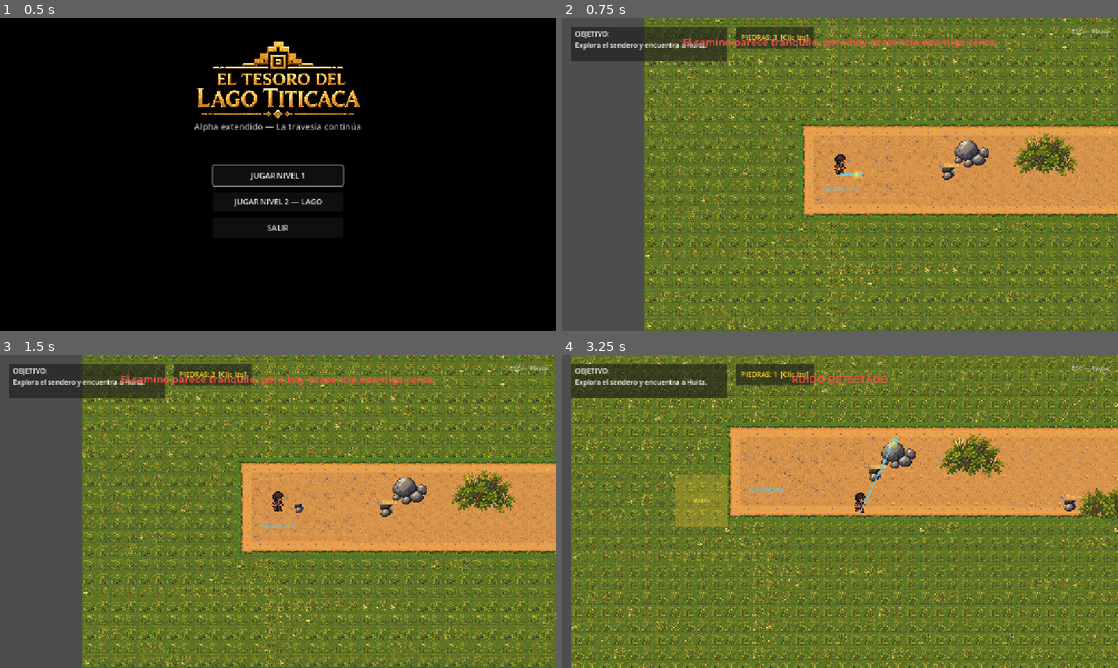
Above: before the commit, frames 1-4 (two rows, left to right).
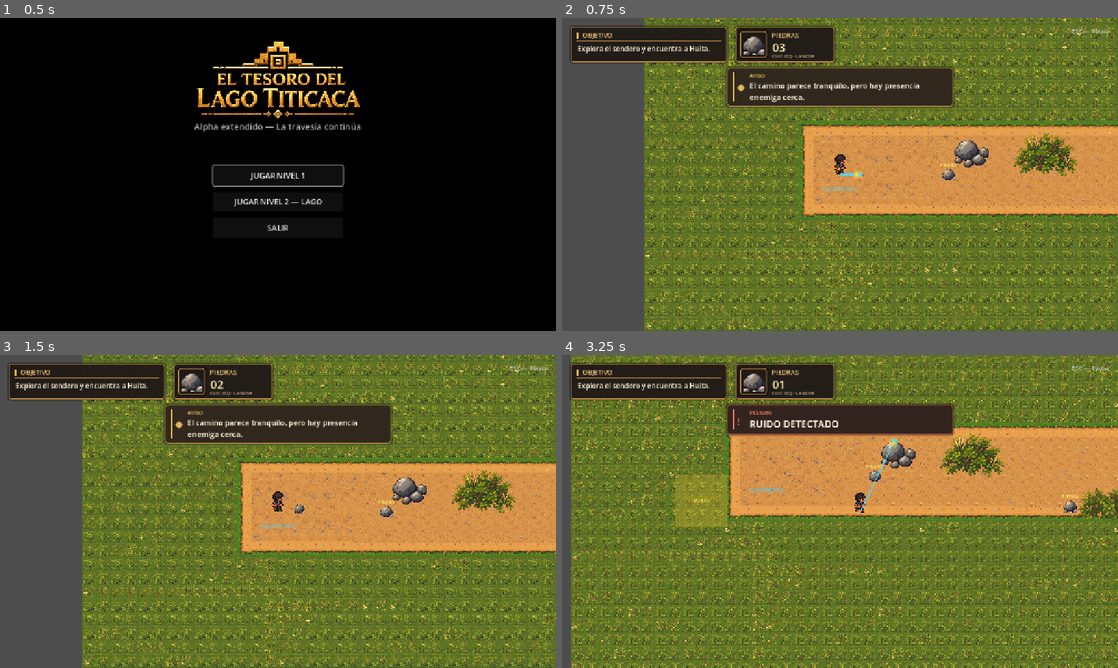
Above: after the commit, the same moments.

Repository: JHAMILCALI/El-tesoro-del-lago-titicaca-Game
Game: Godot game, scene res://scenes/main/MainMenu.tscn
Two runs of this game, one before a commit and one after it. Both use one fixed random seed, a clock stepped at 60 frames per second and the inputs below. Video files are missing from this copy of the repository; at most half a second of black plays in their place. Sound files missing from this copy of the repository are replaced by a short silence.
Inputs (mouse positions are in pixels of both pictures, inside the frame that each line leads up to):
- Up to frame 1 (0.5 s): no input
- Up to frame 2 (0.75 s): click "JUGAR NIVEL 1" at 0.5 s
- Up to frame 3 (1.5 s): tap Enter (ui_accept) at 1.25 s; move the mouse to (400, 495) at 1.27 s; press the mouse at (400, 495) at 1.28 s; hold D (move_right) from 1.28 s (still down)
- Up to frame 4 (3.25 s): tap Enter (ui_accept) at 1.52, 2.27 s; move the mouse to (728, 527) at 2.02 s; release D (move_right) at 2.03 s; release the mouse at (728, 527) at 2.03 s; hold S (move_down) 2.03-2.78 s; tap E (interact) at 2.1 s; click (728, 527) at 2.3 s; move the mouse to (895, 442) at 2.77 s; hold D (move_right) from 2.78 s (still down); hold Shift (run) from 2.78 s (still down); click (895, 442) at 3.05 s

Frame 1 is identical in both runs. In frame 2, 10% of the frame differs, in the area x 1-79%, y 2-52%; in frame 3, 10%; in frame 4, 9.8%.

Commit message:
Add HUD notice functionality with customizable messages and styles
- Introduced a new script `hud_notice.gd` to manage HUD notifications.
- Implemented dynamic message display based on input text, including categories like "AVISO", "NUEVO OBJETIVO", "PELIGRO", and more.
- Added visual elements such as icons and color-coded accents for different message types.
- Created a new texture import configuration for `level01_notice_stealth.png` to enhance visual representation in the HUD.

Diff:
--- a/scenes/objects/PickableStone.tscn
+++ b/scenes/objects/PickableStone.tscn
@@ -8,7 +8,7 @@
 
 [sub_resource type="AtlasTexture" id="AtlasTexture_pickable_stone"]
 atlas = ExtResource("2_stones")
-region = Rect2(190, 410, 140, 150)
+region = Rect2(68, 180, 325, 290)
 
 [node name="PickableStone" type="Area2D"]
 collision_layer = 16
@@ -21,7 +21,7 @@
 [node name="StoneSprite" type="Sprite2D" parent="."]
 texture_filter = 1
 texture = SubResource("AtlasTexture_pickable_stone")
-scale = Vector2(0.19, 0.19)
+scale = Vector2(0.095, 0.095)
 
 [node name="VisualRect" type="ColorRect" parent="."]
 visible = false
@@ -46,5 +46,5 @@
 offset_bottom = -12.0
 theme_override_colors/font_color = Color(1, 0.9, 0.4, 1)
 theme_override_font_sizes/font_size = 11
-text = "🪨 Piedra"
+text = "PIEDRA"
 horizontal_alignment = 1
--- a/scenes/objects/Stone.tscn
+++ b/scenes/objects/Stone.tscn
@@ -5,7 +5,7 @@
 
 [sub_resource type="AtlasTexture" id="AtlasTexture_thrown_stone"]
 atlas = ExtResource("2_stones")
-region = Rect2(190, 410, 140, 150)
+region = Rect2(68, 180, 325, 290)
 
 [node name="Stone" type="Node2D"]
 script = ExtResource("1_stone")
@@ -13,7 +13,7 @@
 [node name="StoneSprite" type="Sprite2D" parent="."]
 texture_filter = 1
 texture = SubResource("AtlasTexture_thrown_stone")
-scale = Vector2(0.14, 0.14)
+scale = Vector2(0.075, 0.075)
 
 [node name="ColorRect" type="ColorRect" parent="."]
 visible = false
--- a/scenes/ui/HUD.tscn
+++ b/scenes/ui/HUD.tscn
@@ -1,8 +1,28 @@
-[gd_scene load_steps=4 format=3]
+[gd_scene load_steps=7 format=3]
 
 [ext_resource type="Script" path="res://scripts/hud.gd" id="1_hud"]
 [ext_resource type="Script" path="res://scripts/lake_minimap.gd" id="2_minimap"]
 [ext_resource type="PackedScene" path="res://scenes/ui/LakeStatusMeter.tscn" id="3_meter"]
+[ext_resource type="Texture2D" path="res://assets/tiles/piedra 1.png" id="4_stones"]
+[ext_resource type="Script" path="res://scripts/hud_notice.gd" id="5_notice"]
+
+[sub_resource type="StyleBoxFlat" id="StyleBoxFlat_hud_plaque"]
+bg_color = Color(0.129, 0.105, 0.09, 0.94)
+border_width_left = 2
+border_width_top = 2
+border_width_right = 2
+border_width_bottom = 2
+border_color = Color(0.72, 0.52, 0.28, 1)
+corner_radius_top_left = 6
+corner_radius_top_right = 6
+corner_radius_bottom_right = 6
+corner_radius_bottom_left = 6
+shadow_color = Color(0, 0, 0, 0.42)
+shadow_size = 5
+
+[sub_resource type="AtlasTexture" id="AtlasTexture_hud_stone"]
+atlas = ExtResource("4_stones")
+region = Rect2(68, 180, 325, 290)
 
 [node name="HUD" type="CanvasLayer"]
 script = ExtResource("1_hud")
@@ -21,39 +41,105 @@
 offset_left = 20.0
 offset_top = 20.0
 offset_right = 380.0
-offset_bottom = 100.0
-
-[node name="ObjectiveLabel" type="Label" parent="Control"]
-layout_mode = 0
-offset_left = 30.0
-offset_top = 25.0
-offset_right = 370.0
-offset_bottom = 95.0
-theme_override_colors/font_color = Color(1, 1, 1, 1)
+offset_bottom = 102.0
+mouse_filter = 2
+theme_override_styles/panel = SubResource("StyleBoxFlat_hud_plaque")
+
+[node name="ObjectiveAccent" type="ColorRect" parent="Control/ObjectivePanel"]
+offset_left = 14.0
+offset_top = 13.0
+offset_right = 18.0
+offset_bottom = 29.0
+mouse_filter = 2
+color = Color(0.9, 0.69, 0.35, 1)
+
+[node name="ObjectiveTitle" type="Label" parent="Control/ObjectivePanel"]
+offset_left = 27.0
+offset_top = 8.0
+offset_right = 344.0
+offset_bottom = 31.0
+mouse_filter = 2
+theme_override_colors/font_color = Color(0.96, 0.79, 0.49, 1)
+theme_override_font_sizes/font_size = 15
+text = "OBJETIVO"
+
+[node name="ObjectiveRule" type="ColorRect" parent="Control/ObjectivePanel"]
+offset_left = 14.0
+offset_top = 32.0
+offset_right = 346.0
+offset_bottom = 33.0
+mouse_filter = 2
+color = Color(0.53, 0.38, 0.22, 1)
+
+[node name="ObjectiveLabel" type="Label" parent="Control/ObjectivePanel"]
+layout_mode = 0
+offset_left = 16.0
+offset_top = 39.0
+offset_right = 344.0
+offset_bottom = 77.0
+mouse_filter = 2
+theme_override_colors/font_color = Color(1, 0.96, 0.87, 1)
 theme_override_font_sizes/font_size = 16
-text = "OBJETIVO:
-Avanza con cuidado por el camino."
+text = "Avanza con cuidado por el camino."
 autowrap_mode = 2
 
 [node name="StoneCountPanel" type="Panel" parent="Control"]
 layout_mode = 0
 offset_left = 400.0
 offset_top = 20.0
-offset_right = 580.0
-offset_bottom = 70.0
+offset_right = 628.0
+offset_bottom = 102.0
+mouse_filter = 2
+theme_override_styles/panel = SubResource("StyleBoxFlat_hud_plaque")
+
+[node name="StoneMedallion" type="Panel" parent="Control/StoneCountPanel"]
+offset_left = 10.0
+offset_top = 10.0
+offset_right = 72.0
+offset_bottom = 72.0
+mouse_filter = 2
+theme_override_styles/panel = SubResource("StyleBoxFlat_hud_plaque")
+
+[node name="StoneIcon" type="TextureRect" parent="Control/StoneCountPanel/StoneMedallion"]
+offset_left = 6.0
+offset_top = 6.0
+offset_right = 56.0
+offset_bottom = 56.0
+mouse_filter = 2
+texture_filter = 1
+texture = SubResource("AtlasTexture_hud_stone")
+expand_mode = 1
+stretch_mode = 5
+
+[node name="StoneTitle" type="Label" parent="Control/StoneCountPanel"]
+offset_left = 83.0
+offset_top = 8.0
+offset_right = 218.0
+offset_bottom = 31.0
+mouse_filter = 2
+theme_override_colors/font_color = Color(0.96, 0.79, 0.49, 1)
+theme_override_font_sizes/font_size = 15
+text = "PIEDRAS"
 
 [node name="StoneCountLabel" type="Label" parent="Control/StoneCountPanel"]
-layout_mode = 1
-anchors_preset = 15
-anchor_right = 1.0
-anchor_bottom = 1.0
-grow_horizontal = 2
-grow_vertical = 2
-theme_override_colors/font_color = Color(1, 0.85, 0.2, 1)
-theme_override_font_sizes/font_size = 16
-text = "PIEDRAS: 3  [Clic Izq]"
-horizontal_alignment = 1
-vertical_alignment = 1
+offset_left = 84.0
+offset_top = 29.0
+offset_right = 218.0
+offset_bottom = 62.0
+mouse_filter = 2
+theme_override_colors/font_color = Color(1, 0.94, 0.71, 1)
+theme_override_font_sizes/font_size = 27
+text = "03"
+
+[node name="StoneHint" type="Label" parent="Control/StoneCountPanel"]
+offset_left = 84.0
+offset_top = 60.0
+offset_right = 218.0
+offset_bottom = 76.0
+mouse_filter = 2
+theme_override_colors/font_color = Color(0.77, 0.7, 0.58, 1)
+theme_override_font_sizes/font_size = 11
+text = "CLIC IZQ · LANZAR"
 
 [node name="DetectionContainer" type="VBoxContainer" parent="Control"]
 visible = false
@@ -179,22 +265,65 @@
 horizontal_alignment = 1
 vertical_alignment = 1
 
-[node name="NotificationLabel" type="Label" parent="Control"]
+[node name="NotificationPanel" type="Panel" parent="Control"]
 visible = false
 layout_mode = 1
 anchors_preset = 5
 anchor_left = 0.5
 anchor_right = 0.5
-offset_left = -250.0
-offset_top = 30.0
-offset_right = 250.0
-offset_bottom = 80.0
-grow_horizontal = 2
-theme_override_colors/font_color = Color(1, 0.3, 0.3, 1)
+offset_left = -260.0
+offset_top = 114.0
+offset_right = 260.0
+offset_bottom = 180.0
+grow_horizontal = 2
+mouse_filter = 2
+theme_override_styles/panel = SubResource("StyleBoxFlat_hud_plaque")
+script = ExtResource("5_notice")
+
+[node name="Accent" type="ColorRect" parent="Control/NotificationPanel"]
+offset_left = 13.0
+offset_top = 12.0
+offset_right = 17.0
+offset_bottom = 58.0
+mouse_filter = 2
+color = Color(0.89, 0.71, 0.37, 1)
+
+[node name="Symbol" type="Label" parent="Control/NotificationPanel"]
+offset_left = 23.0
+offset_top = 21.0
+offset_right = 45.0
+offset_bottom = 53.0
+mouse_filter = 2
+theme_override_colors/font_color = Color(0.89, 0.71, 0.37, 1)
 theme_override_font_sizes/font_size = 24
+text = "◆"
+
+[node name="Heading" type="Label" parent="Control/NotificationPanel"]
+offset_left = 52.0
+offset_top = 10.0
+offset_right = 504.0
+offset_bottom = 27.0
+mouse_filter = 2
+theme_override_colors/font_color = Color(0.89, 0.71, 0.37, 1)
+theme_override_font_sizes/font_size = 12
+text = "AVISO"
+
+[node name="NotificationLabel" type="Label" parent="Control/NotificationPanel"]
+offset_left = 52.0
+offset_top = 28.0
+offset_right = 504.0
+offset_bottom = 62.0
+mouse_filter = 2
+theme_override_colors/font_color = Color(1, 0.95, 0.86, 1)
+theme_override_colors/font_outline_color = Color(0, 0, 0, 0.8)
+theme_override_constants/outline_size = 1
+theme_override_font_sizes/font_size = 17
 text = "¡Alerta!"
-horizontal_alignment = 1
 vertical_alignment = 1
+autowrap_mode = 2
+
+[node name="HideTimer" type="Timer" parent="Control/NotificationPanel"]
+one_shot = true
 
 [node name="AlphaCompletePanel" type="Panel" parent="Control"]
 visible = false
--- a/scripts/hud.gd
+++ b/scripts/hud.gd
@@ -2,14 +2,15 @@
 class_name HUD
 
 const StatusMeter = preload("res://scripts/lake_status_meter.gd")
+const HudNoticeScript = preload("res://scripts/hud_notice.gd")
 
 signal restart_requested
 signal menu_requested
 signal next_level_requested
 
-@onready var objective_label: Label = $Control/ObjectiveLabel
+@onready var objective_label: Label = $Control/ObjectivePanel/ObjectiveLabel
 @onready var interaction_prompt: Label = $Control/InteractionPrompt
-@onready var notification_label: Label = $Control/NotificationLabel
+@onready var notification_panel: HudNoticeScript = $Control/NotificationPanel
 @onready var alpha_complete_panel: Panel = $Control/AlphaCompletePanel
 @onready var next_level_button: Button = $Control/AlphaCompletePanel/VBoxContainer/NextLevelButton
 @onready var restart_button: Button = $Control/AlphaCompletePanel/VBoxContainer/RestartButton
@@ -33,8 +34,8 @@
 
 	if interaction_prompt:
 		interaction_prompt.visible = false
-	if notification_label:
-		notification_label.visible = false
+	if notification_panel:
+		notification_panel.visible = false
 	if alpha_complete_panel:
 		alpha_complete_panel.visible = false
 	if detection_container:
@@ -57,11 +58,11 @@
 
 func update_objective(text: String) -> void:
 	if objective_label:
-		objective_label.text = "OBJETIVO:\n" + text
+		objective_label.text = text
 
 func update_stone_count(count: int) -> void:
 	if stone_count_label:
-		stone_count_label.text = "PIEDRAS: " + str(count) + "  [Clic Izq]"
+		stone_count_label.text = "%02d" % count
 
 func update_detection_progress(ratio: float) -> void:
 	if not detection_container or not detection_bar_label:
@@ -117,13 +118,8 @@
 		interaction_prompt.visible = false
 
 func show_temporary_notification(message: String, duration: float = 2.0) -> void:
-	if notification_label:
-		notification_label.text = message
-		notification_label.visible = true
-		get_tree().create_timer(duration).timeout.connect(func():
-			if notification_label and notification_label.text == message:
-				notification_label.visible = false
-		)
+	if notification_panel:
+		notification_panel.show_message(message, duration)
 
 func show_alpha_complete() -> void:
 	if alpha_complete_panel:
--- /dev/null
+++ b/scripts/hud_notice.gd
@@ -0,0 +1,94 @@
+extends Panel
+class_name HudNotice
+
+const PALE_TEXT := Color("fff2dc")
+const GOLD := Color("e4b65f")
+const AMBER := Color("edaa53")
+const RED := Color("f17a66")
+const TEAL := Color("67d4bd")
+
+@onready var heading: Label = $Heading
+@onready var message_label: Label = $NotificationLabel
+@onready var accent: ColorRect = $Accent
+@onready var symbol: Label = $Symbol
+@onready var hide_timer: Timer = $HideTimer
+
+var panel_style: StyleBoxFlat
+var long_message := false
+
+func _ready() -> void:
+	visible = false
+	mouse_filter = Control.MOUSE_FILTER_IGNORE
+	panel_style = (get_theme_stylebox("panel") as StyleBoxFlat).duplicate() as StyleBoxFlat
+	add_theme_stylebox_override("panel", panel_style)
+	hide_timer.timeout.connect(_on_hide_timer_timeout)
+	get_viewport().size_changed.connect(_layout_panel)
+	_layout_panel()
+	var strong_font := FontVariation.new()
+	strong_font.base_font = ThemeDB.fallback_font
+	strong_font.variation_embolden = 0.45
+	message_label.add_theme_font_override("font", strong_font)
+	heading.add_theme_font_override("font", strong_font)
+
+func show_message(message: String, duration: float) -> void:
+	var shown_text := message.strip_edges()
+	var lowered := shown_text.to_lower()
+	var tone := GOLD
+	var category := "AVISO"
+	var icon := "◆"
+	if lowered.begins_with("objetivo:"):
+		category = "NUEVO OBJETIVO"
+		tone = TEAL
+		icon = "➜"
+		shown_text = shown_text.substr(shown_text.find(":") + 1).strip_edges()
+	elif lowered == "oculto":
+		category = "SIGILO"
+		tone = TEAL
+	elif lowered.contains("ruido") or lowered.contains("alerta") or lowered.contains("descubierto"):
+		category = "PELIGRO"
+		tone = RED
+		icon = "!"
+	elif lowered.contains("sin piedras") or lowered.contains("debes hablar"):
+		category = "ATENCIÓN"
+		tone = AMBER
+		icon = "!"
+	elif lowered.contains("checkpoint") or lowered.contains("recuperad") or lowered.contains("recolectad") or lowered.contains("completado") or lowered.contains("abierto") or lowered.contains("desmayada"):
+		category = "PROGRESO"
+		tone = TEAL
+		icon = "✓"
+
+	heading.text = category
+	heading.add_theme_color_override("font_color", tone)
+	message_label.text = shown_text
+	message_label.add_theme_color_override("font_color", PALE_TEXT)
+	symbol.text = icon
+	symbol.add_theme_color_override("font_color", tone)
+	accent.color = tone
+	panel_style.border_color = tone.darkened(0.3)
+	panel_style.bg_color = Color("211b18").lerp(tone, 0.08)
+	panel_style.bg_color.a = 0.97
+	message_label.add_theme_font_size_override("font_size", 22 if shown_text.length() <= 25 else 17)
+	long_message = shown_text.length() > 45
+	_layout_panel()
+	visible = true
+	hide_timer.start(maxf(duration, 0.25))
+
+func _layout_panel() -> void:
+	var viewport_width := get_viewport_rect().size.x
+	var panel_width := minf(520.0, viewport_width - 32.0)
+	var panel_height := 90.0 if long_message else 70.0
+	offset_left = -panel_width * 0.5
+	offset_right = panel_width * 0.5
+	offset_top = 114.0 if viewport_width >= 1040.0 else 310.0
+	offset_bottom = offset_top + panel_height
+	accent.position = Vector2(13, 12)
+	accent.size = Vector2(4, panel_height - 24.0)
+	symbol.position = Vector2(23, 27 if long_message else 21)
+	symbol.size = Vector2(22, 32)
+	heading.position = Vector2(52, 10)
+	heading.size = Vector2(panel_width - 68.0, 17)
+	message_label.position = Vector2(52, 28)
+	message_label.size = Vector2(panel_width - 68.0, panel_height - 36.0)
+
+func _on_hide_timer_timeout() -> void:
+	visible = false
--- a/scripts/spanish_patrol.gd
+++ b/scripts/spanish_patrol.gd
@@ -192,10 +192,6 @@
 		alert_label.visible = true
 		alert_label.text = "¡Alerta!"
 
-	var hud = get_tree().get_first_node_in_group("hud")
-	if hud and hud.has_method("show_temporary_notification"):
-		hud.show_temporary_notification("¡Alerta!", 0.2)
-
 	_check_player_detection(delta)
 
 func _process_capture() -> void:
@@ -312,6 +308,10 @@
 				return
 
 	# Pasco is visible in detection area and clear Line of Sight
+	if current_state != State.ALERT:
+		var hud = get_tree().get_first_node_in_group("hud")
+		if hud and hud.has_method("show_temporary_notification"):
+			hud.show_temporary_notification("¡Alerta!", 1.2)
 	current_state = State.ALERT
 	detection_timer += delta
 	if detection_timer >= detection_duration:
Binary file added: docs/previews/level01_hud_stones.png
Not shown, added: docs/previews/level01_hud_stones.png.import
Binary file added: docs/previews/level01_notice_alert.png
Not shown, added: docs/previews/level01_notice_alert.png.import
Binary file added: docs/previews/level01_notice_stealth.png
Not shown, added: docs/previews/level01_notice_stealth.png.import
Not shown, added: scripts/hud_notice.gd.uid
